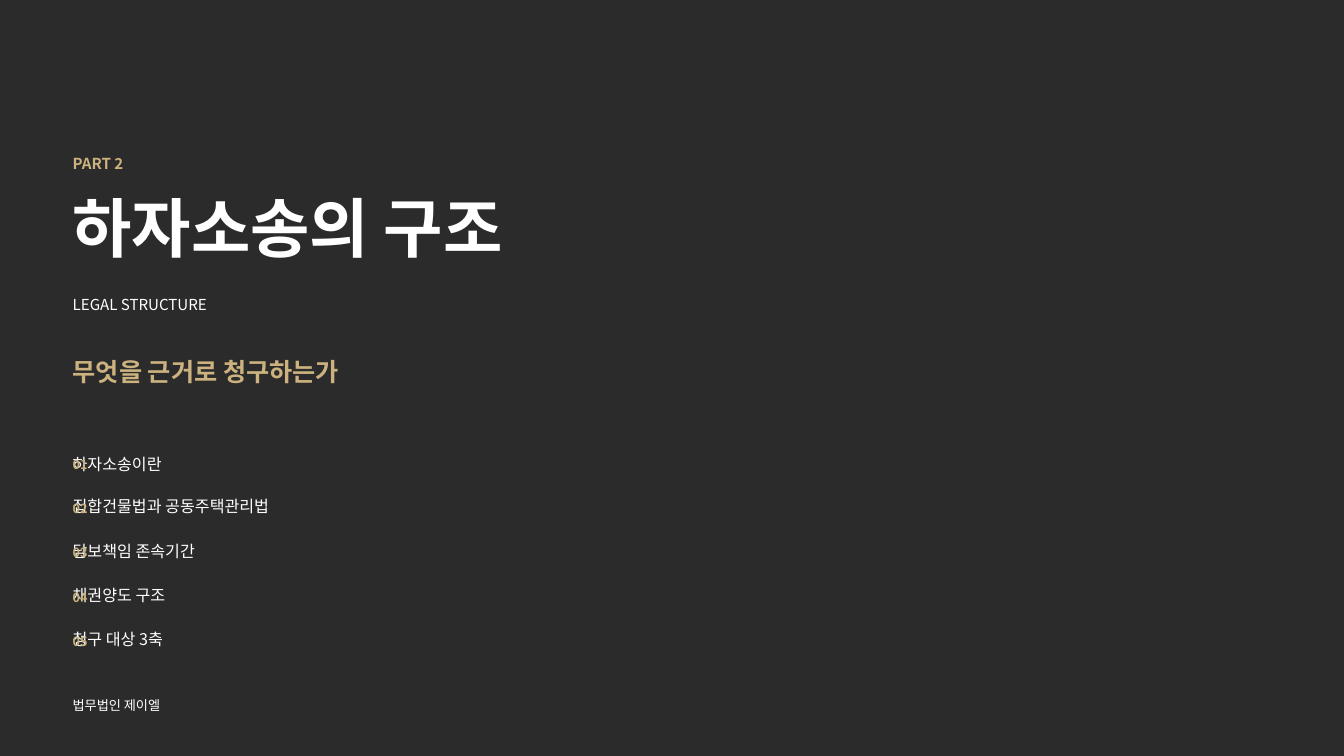
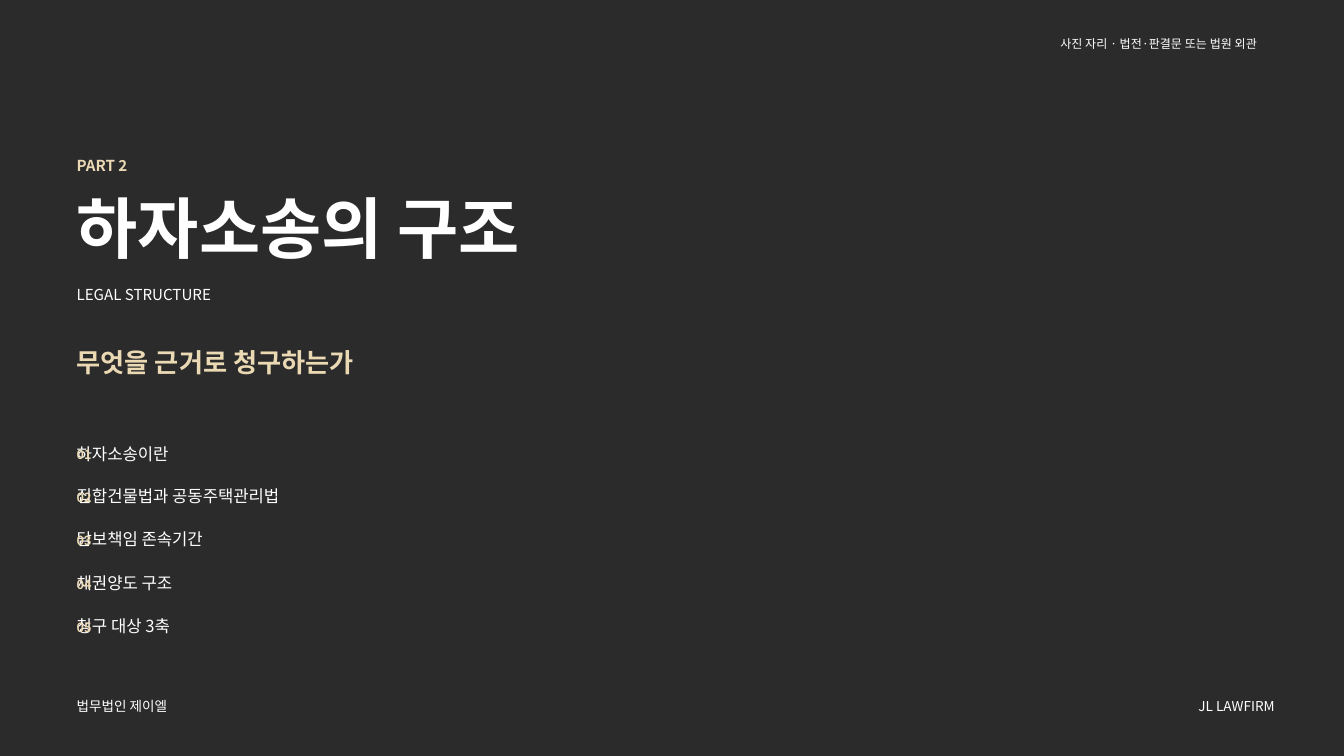
Before and after one commit to kingjin77-rgb/jl-magazine, a slide deck: slide 18 of template/design/preview/JL_하자소송_기본제안서.pptx. Drawn at 1344x756 pixels with LibreOffice and Linux fonts; fonts in the diff are those of the drawing; background and template pictures are left out; a plain dark background stands for a picture behind light text. Boxes give left, top, right and bottom in pixels: in the first picture for what was removed or moved away, otherwise in the second. Text is boxed around its words. In the diff, an @@ line names an element or a change of style, - is before the commit and + after.

```diff
--- a/template/design/preview/JL_하자소송_기본제안서.pptx
+++ b/template/design/preview/JL_하자소송_기본제안서.pptx
@@ text added at [1060,38,1257,49], 8.6 pt, text #FFFFFF @@
+사진 자리 · 법전·판결문 또는 법원 외관
@@ text "하자소송의 구조" at [77,197,520,259]: size 46.1 to 47.5 pt; line spacing 55.3pt to 55.1pt @@
@@ text "LEGAL STRUCTURE": place and size @@
-text "LEGAL STRUCTURE" at [73,298,207,310]
+text "LEGAL STRUCTURE" at [77,288,211,300]
@@ text "무엇을 근거로 청구하는가": place and size @@
-text "무엇을 근거로 청구하는가" at [73,360,339,383]
+text "무엇을 근거로 청구하는가" at [77,350,354,375]
@@ text "무엇을 근거로 청구하는가" at [77,350,354,375]: size 18 to 18.7 pt, text colour #CBB27E to #EBD9B4; line spacing 25.2pt to 26.2pt @@
@@ text "하자소송이란": place and size @@
-text "하자소송이란" at [73,456,162,472]
+text "하자소송이란" at [77,446,169,462]
@@ text "집합건물법과 공동주택관리법": place and size @@
-text "집합건물법과 공동주택관리법" at [73,498,269,514]
+text "집합건물법과 공동주택관리법" at [77,488,279,504]
@@ 3 texts: place and size @@
-3 texts at [73,457,88,561]
+3 texts at [77,445,92,549]
@@ text "담보책임 존속기간": place and size @@
-text "담보책임 존속기간" at [73,543,195,559]
+text "담보책임 존속기간" at [77,531,203,547]
@@ text "채권양도 구조": place and size @@
-text "채권양도 구조" at [73,587,166,603]
+text "채권양도 구조" at [77,575,173,591]
@@ text "04": place and size @@
-text "04" at [73,589,88,606]
+text "04" at [77,576,92,593]
@@ text colour #CBB27E to #EBD9B4 in 6 elements at [77,160,127,171], [77,445,92,462], [77,489,92,506], [77,532,92,549], [77,576,92,593], [77,619,92,636] @@
@@ text "05": place and size @@
-text "05" at [73,633,88,650]
+text "05" at [77,619,92,636]
@@ size 11.5 to 11.9 pt; line spacing 16.1pt to 16.6pt in 5 elements at [77,446,169,462], [77,488,279,504], [77,531,203,547], [77,575,173,591], [77,618,170,634] @@
@@ text "청구 대상 3축": place and size @@
-text "청구 대상 3축" at [73,631,163,647]
+text "청구 대상 3축" at [77,618,170,634]
@@ text "법무법인 제이엘" at [77,700,167,712]: size 9.4 to 9.7 pt; line spacing 13.1pt to 13.6pt @@
@@ text added at [1198,701,1275,711], 9.7 pt, text #FFFFFF @@
+JL LAWFIRM
```
Also in this commit, not shown: 91 other slides changed, 3 slides added, 2 other files.
